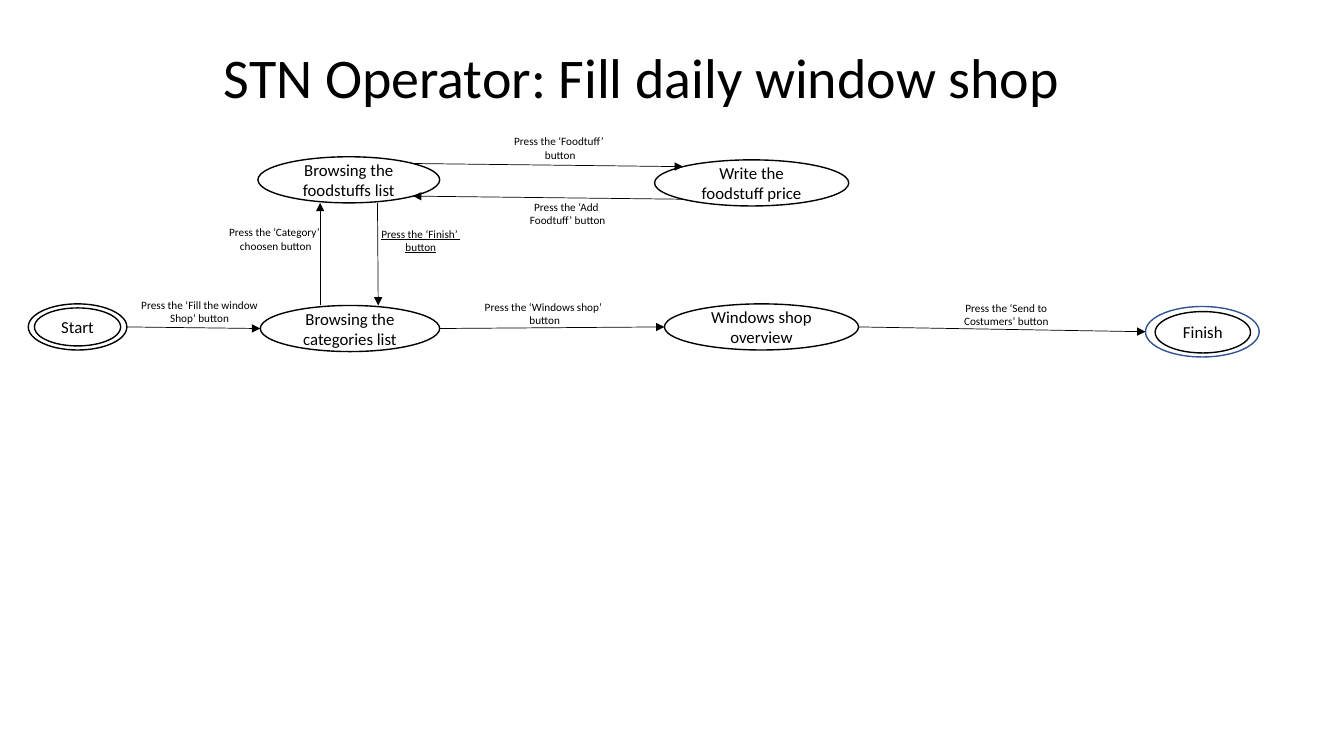
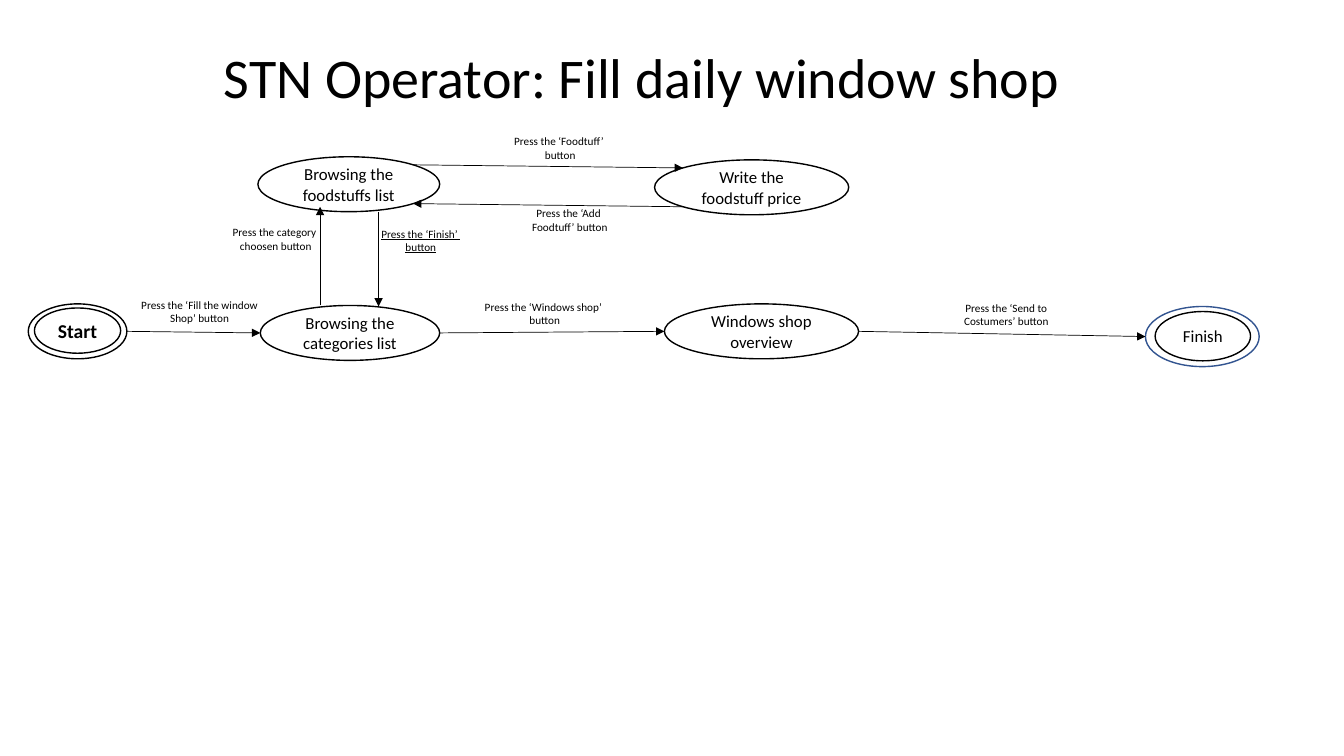
Before and after one commit to LucaTomei/HCI_Project, a slide deck: slide 2 of Report/STN.pptx. Drawn at 1344x756 pixels with LibreOffice and Linux fonts; fonts in the diff are those of the drawing. Boxes give left, top, right and bottom in pixels: in the first picture for what was removed or moved away, otherwise in the second. Text is boxed around its words. In the diff, an @@ line names an element or a change of style, - is before the commit and + after.

```diff
--- a/Report/STN.pptx
+++ b/Report/STN.pptx
@@ ellipse "Browsing the foodstuffs list": place and size @@
-ellipse "Browsing the foodstuffs list" at [258,157,440,204]
+ellipse "Browsing the foodstuffs list" at [258,157,440,212]
@@ ellipse "Write the foodstuff price": place and size @@
-ellipse "Write the foodstuff price" at [654,160,849,207]
+ellipse "Write the foodstuff price" at [654,160,849,215]
@@ arrow moved from (321, 306) - (321, 203) to (321, 306) - (321, 207) @@
@@ 4 arrows, 1 text: place and size @@
-4 arrows, 1 text at [127,197,1145,332]
+4 arrows, 1 text at [127,204,1145,337]
@@ text at [233,228,316,238]: text changed @@
-Press the ’Category’
+Press the category
@@ arrow moved from (378, 203) - (378, 306) to (379, 212) - (379, 307) @@
@@ ellipse: place and size @@
-ellipse at [28,303,127,350]
+ellipse at [28,303,127,358]
@@ ellipse "Start": place and size @@
-ellipse "Start" at [34,308,121,346]
+ellipse "Start" at [34,308,121,353]
@@ ellipse "Start" at [34,308,121,353]: size 12 to 14 pt, bold on @@
@@ ellipse "Browsing the categories list": place and size @@
-ellipse "Browsing the categories list" at [260,306,440,352]
+ellipse "Browsing the categories list" at [260,306,440,360]
@@ ellipse "Windows shop overview": place and size @@
-ellipse "Windows shop overview" at [664,303,859,350]
+ellipse "Windows shop overview" at [664,303,859,358]
@@ ellipse: place and size @@
-ellipse at [1145,307,1259,357]
+ellipse at [1145,307,1259,367]
@@ ellipse "Finish": place and size @@
-ellipse "Finish" at [1155,312,1251,353]
+ellipse "Finish" at [1155,312,1251,361]
```
Also in this commit, not shown: 3 other slides changed.
